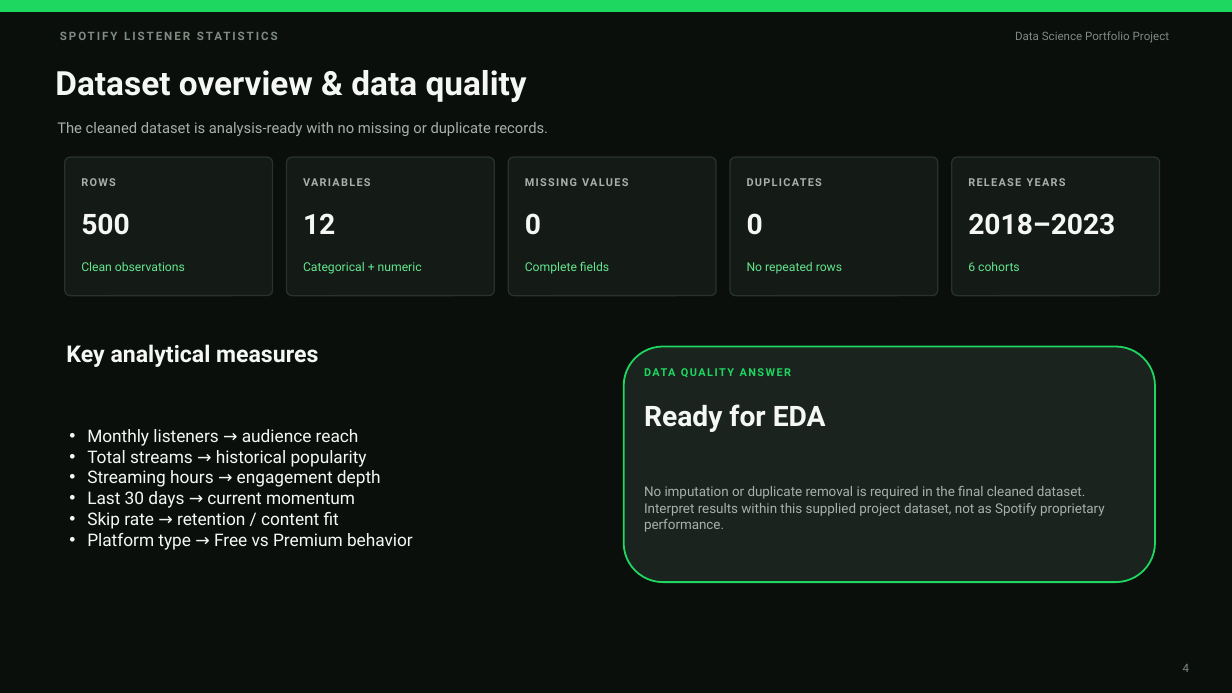
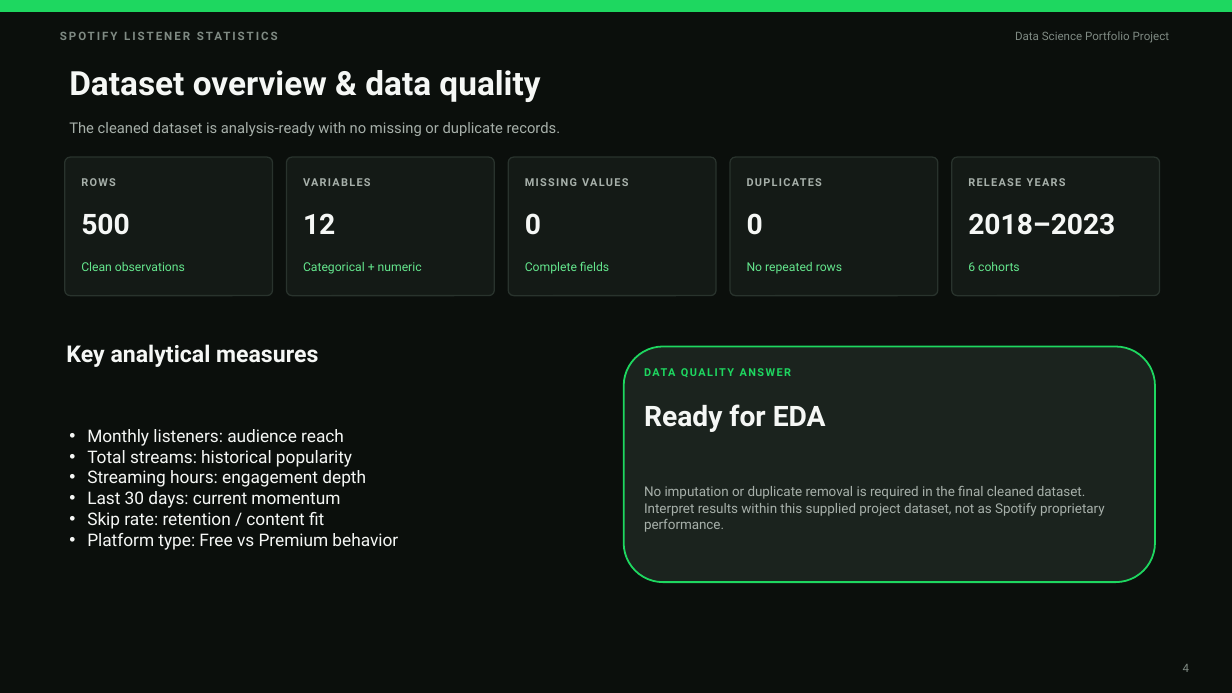
Before and after one commit to mightyalok00/spotify-listener-statistics-eda, a slide deck: slide 4 of Spotify_Listener_Statistics_Analysis_Presentation_By_Alok_Agarwal.pptx. Drawn at 1232x693 pixels with LibreOffice and Linux fonts; fonts in the diff are those of the drawing. Boxes give left, top, right and bottom in pixels: in the first picture for what was removed or moved away, otherwise in the second. Text is boxed around its words. In the diff, an @@ line names an element or a change of style, - is before the commit and + after.

Commit message:
Update presentation to match final analysis

```diff
--- a/Spotify_Listener_Statistics_Analysis_Presentation_By_Alok_Agarwal.pptx
+++ b/Spotify_Listener_Statistics_Analysis_Presentation_By_Alok_Agarwal.pptx
@@ text "Dataset overview & data quality": place and size @@
-text "Dataset overview & data quality" at (55,70,527,102)
+text "Dataset overview & data quality" at (69,70,540,102)
@@ text "The cleaned dataset is analysis-ready ...": place and size @@
-text "The cleaned dataset is analysis-ready ..." at (57,122,549,136)
+text "The cleaned dataset is analysis-ready ..." at (69,122,561,136)
@@ text at (87,429,398,550): text changed @@
-• Monthly listeners → audience reach
-• Total streams → historical popularity
-• Streaming hours → engagement depth
-• Last 30 days → current momentum
-• Skip rate → retention / content fit
-• Platform type → Free vs Premium behavior
+• Monthly listeners: audience reach
+• Total streams: historical popularity
+• Streaming hours: engagement depth
+• Last 30 days: current momentum
+• Skip rate: retention / content fit
+• Platform type: Free vs Premium behavior
```
Also in this commit, not shown: 10 other slides changed.
